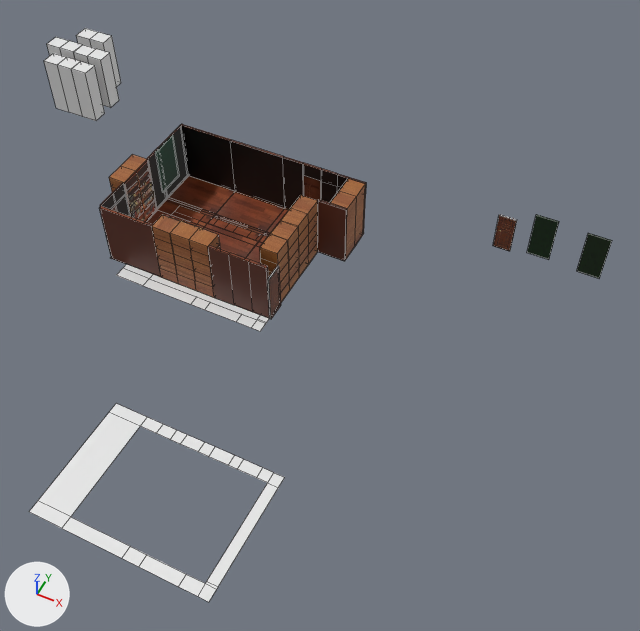
Renders of the FBX model Assets/komnata/mmhoome.fbx from each side of a commit.
Before and after are seen from a 50 mm lens placed at (12.1, -20.1, 23.8), pointed at (2.4, -0.8, -0.3). Arrows for +X, +Y and +Z are at lower left; the lights stay in place. Mesh edges are drawn as thin lines. Where no turn or scale is listed for an object, it has been applied to the vertices. Vertices at the same position are counted once.

The older version as bpy lines, for what is in view:
```python
ob_cube = bpy.data.objects.new('Cube', me_cube)
ob_cube.location = (8.48, 6.53, -0.08)
ob_cube.rotation_euler = (0.0, -3.142, 0.0)  # degrees (0, -180, 0)
ob_cube.scale = (-0.451, -0.0277, -1.0)
ob_cube_003 = bpy.data.objects.new('Cube.003', me_cube_003)
ob_cube_003.location = (10.55, 6.38, -0.07)
ob_cube_003.rotation_euler = (0.0, -3.142, 0.0)  # degrees (0, -180, 0)
ob_cube_003.scale = (-0.451, -0.0277, -1.0)
ob_cube_004 = bpy.data.objects.new('Cube.004', me_cube_004)
ob_cube_004.location = (7.07, 6.6, -0.37)
ob_cube_004.rotation_euler = (0.0, -3.142, 0.0)  # degrees (0, -180, 0)
ob_cube_004.scale = (-0.451, -0.0277, -1.0)
ob_куб_001 = bpy.data.objects.new('Куб.001', me_куб_001)
ob_куб_001.location = (-14.2, 8.17, -0.16)
ob_куб_002 = bpy.data.objects.new('Куб.002', me_куб_002)
ob_куб_002.location = (-13.44, 5.77, -0.16)
ob_куб_003 = bpy.data.objects.new('Куб.003', me_куб_003)
ob_куб_003.location = (-14.2, 6.94, -0.16)
ob_куб_011 = bpy.data.objects.new('Куб.011', me_куб_012)
ob_куб_011.location = (2.48, 2.73, 1.01)
ob_плоскость_001 = bpy.data.objects.new('Плоскость.001', me_плоскость_001)
ob_плоскость_001.location = (4.55, -9.98, 0.5)
ob_плоскость_002 = bpy.data.objects.new('Плоскость.002', me_плоскость_002)
ob_плоскость_002.location = (0.83, -0.47, 0.01)
# also in view: 's2o' at (-5.8, 0.3, 1.3); 'floor.001' at (-1.9, 0.7, 0.0); 'Куб.012' at (-2.4, -1.7, 1.3); 'Куб.010' at (0.7, 0.3, 1.3); 'Cube.007' at (-5.8, 2.1, 1.6)
```
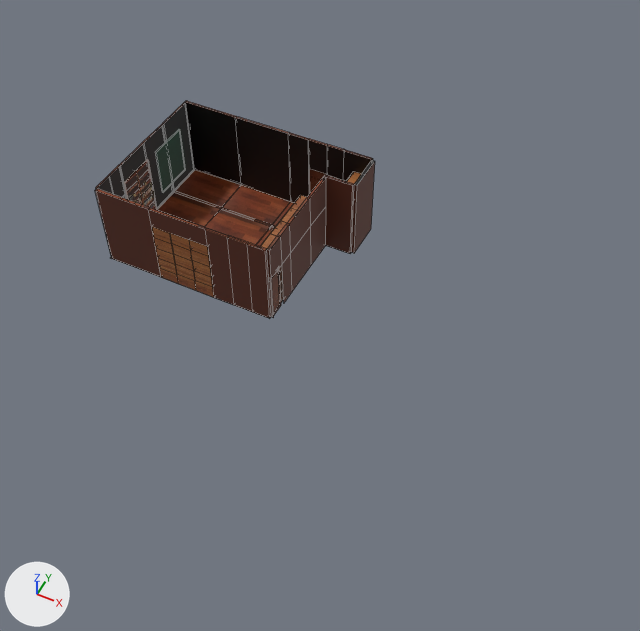
Where the change shows, as pixel boxes [x1, y1, x2, y2] in the pictures (640 x 631 px):
'floor', reshaped (12% taller)
    before: [99, 124, 366, 319]
    after: [95, 101, 375, 319]
'Плоскость.001', deleted
    before: [29, 404, 285, 602]
'Куб.002', deleted
    before: [44, 53, 105, 121]
'Плоскость.002', deleted
    before: [116, 264, 269, 331]
'Куб.003', deleted
    before: [47, 37, 119, 108]
'Куб.011', mesh moved
    before: [331, 178, 365, 259]
    after: [347, 172, 361, 184]
'Cube.003', deleted (black)
    before: [577, 233, 612, 278]
'Cube', deleted (black)
    before: [527, 214, 559, 260]
'Куб.001', deleted
    before: [76, 28, 121, 86]
'Cube.004', deleted (brown)
    before: [493, 214, 517, 251]
'Cube.002', rescaled
    before: [267, 265, 281, 319]
    after: [271, 269, 281, 315]
'Cube.006', mesh moved
    before: [303, 176, 321, 201]
    after: [309, 169, 327, 194]
'Куб.010', unchanged, covered by the edit
    before: [260, 195, 318, 302]
    after: [260, 195, 307, 302]

What the commit changed:
me_куб_012 has 12 vertices, 10 faces and spans x -1.0..-0.31, y -0.83..0.71, z -1.0..1.56.
me_куб_012 is used by ob_куб_011; location (2.48, 2.73, 1.01).
me_куб_012 part 2: the whole mesh is moved by (0.02, 0.46, 0.0).
me_plane is used by ob_floor; location (0.02, 1.35, 0.01).
me_plane had 129 vertices, 116 faces and spanned x -5.91..2.15, y -3.38..2.18, z 0.0..2.58.
me_plane now has 164 vertices, 147 faces and spans x -5.91..2.29, y -3.38..2.63, z 0.0..3.39.
me_plane part 1: 84 vertices moved from x -5.91..2.15, y -3.38..2.18, z 0.0..2.58 to x -5.91..2.17, y -3.38..2.63, z 0.0..3.39; 4 vertices removed from x -5.91..-5.85, y -1.86..-0.32, z 0.55; 39 vertices added at x -5.91..2.29, y -3.38..2.54, z 0.0..3.37.
me_cube_006 has 8 vertices, 6 faces and spans x -0.42..1.0, y -1.0..1.0, z -1.0..1.01.
me_cube_006 is used by ob_cube_006; location (-0.21, 3.5, 1.01); rotation (0.0, -3.142, 0.0), in degrees (0, -180, 0); scale (-0.542, -0.0277, -1.0).
me_cube_006 part 3: the whole mesh is moved by (0.04, -16.52, 0.0).
Object 'Куб.002' (ob_куб_002) is deleted.
Object 'Cube.002' (ob_cube_002) is rescaled from (-0.542, -0.0277, -1.0) to (-0.463, -0.0277, -1.0).
Object 'Куб.001' (ob_куб_001) is deleted.
Object 'Cube' (ob_cube) is deleted.
Object 'Плоскость.001' (ob_плоскость_001) is deleted.
Object 'Cube.003' (ob_cube_003) is deleted.
Object 'Плоскость.002' (ob_плоскость_002) is deleted.
Object 'Куб.003' (ob_куб_003) is deleted.
Object 'Cube.004' (ob_cube_004) is deleted.
